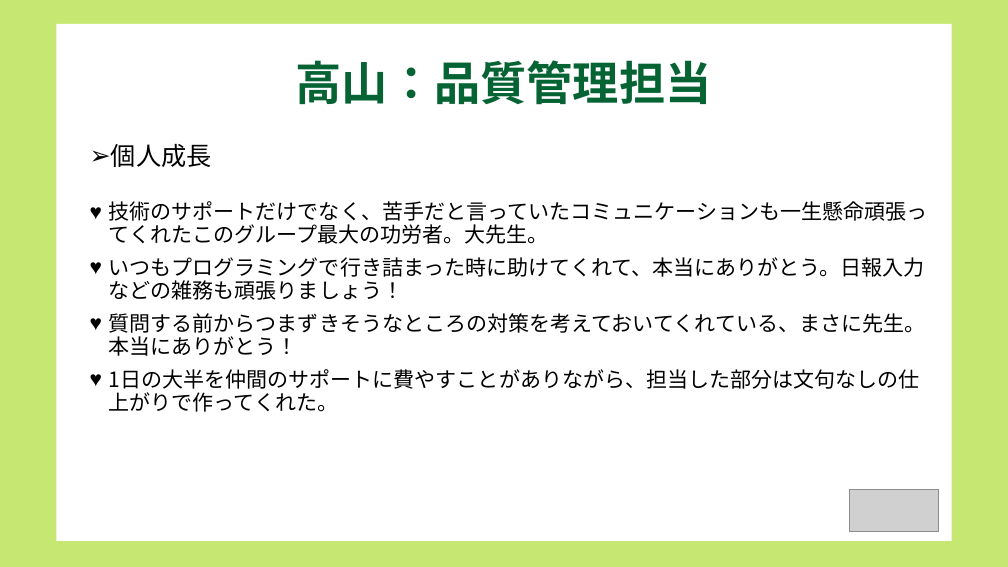
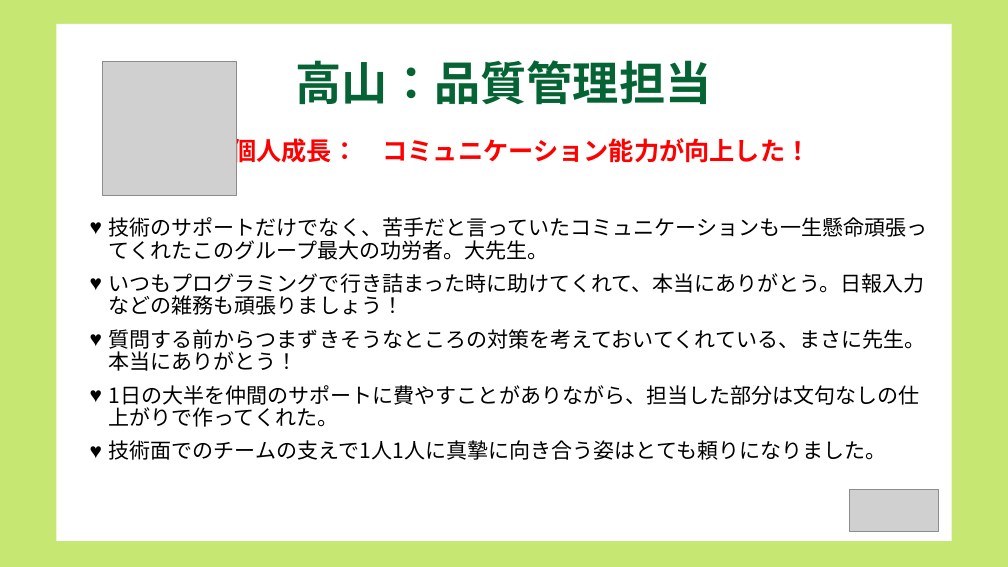
Before and after one commit to dojo2022/B-3, a slide deck: slide 17 of doc/コピー動画なし_B3炙りえんがわ_成果発表会資料.pptx. Drawn at 1008x567 pixels with LibreOffice and Linux fonts; fonts in the diff are those of the drawing; grey boxes stand for pictures. Boxes give left, top, right and bottom in pixels: in the first picture for what was removed or moved away, otherwise in the second. Text is boxed around its words. In the diff, an @@ line names an element or a change of style, - is before the commit and + after.

```diff
--- a/doc/コピー動画なし_B3炙りえんがわ_成果発表会資料.pptx
+++ b/doc/コピー動画なし_B3炙りえんがわ_成果発表会資料.pptx
@@ picture added at <box>103,62,237,196</box> @@
@@ text at <box>231,135,811,168</box>: text changed; text colour #000000 to #FF0000; bold on @@
-➢ 個人成長
+➢ 個人成長： コミュニケーション能力が向上した！
@@ text "技術のサポートだけでなく、苦手だと言っていたコミュニケーションも一生懸命頑張ってくれたこのグループ最大の功労者。大先生。": place and size @@
-text "技術のサポートだけでなく、苦手だと言っていたコミュニケーションも一生懸命頑張ってくれたこのグループ最大の功労者。大先生。" at <box>109,201,928,412</box>
+text "技術のサポートだけでなく、苦手だと言っていたコミュニケーションも一生懸命頑張ってくれたこのグループ最大の功労者。大先生。" at <box>109,217,928,460</box>
@@ text at <box>109,440,887,460</box>: paragraph added @@
+♥ 技術面でのチームの支えで1人1人に真摯に向き合う姿はとても頼りになりました。
```
Also in this commit, not shown: 11 other slides changed.
